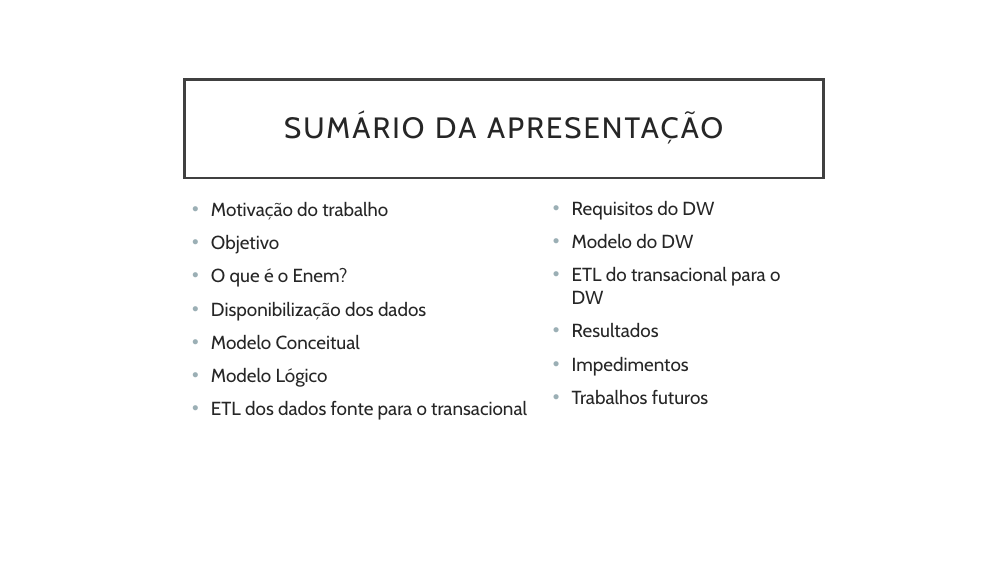
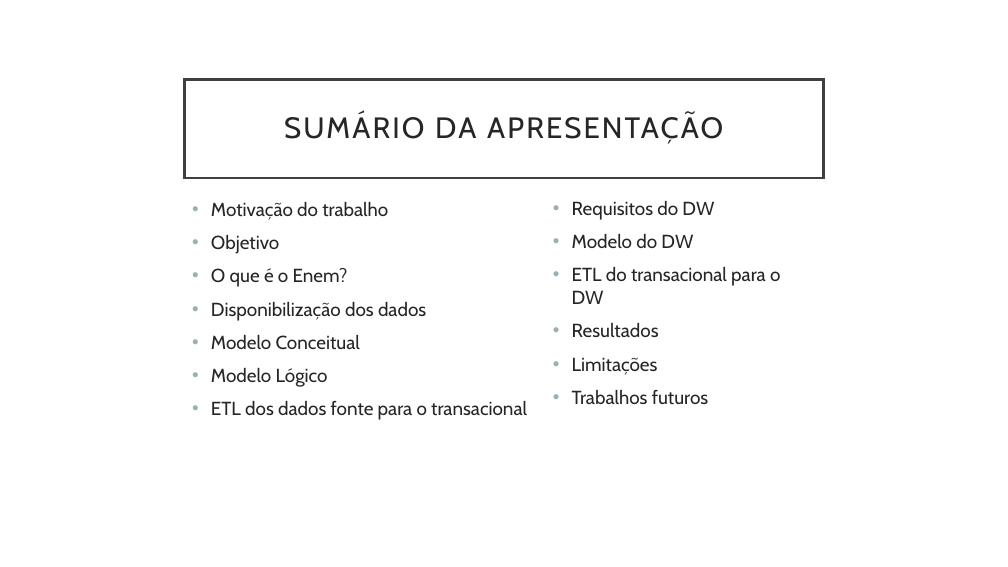
Before and after one commit to martins9/repositoriomonografia, a slide deck: slide 2 of Apresentação_Monografia.pptx. Drawn at 1008x567 pixels with LibreOffice and Linux fonts; fonts in the diff are those of the drawing. Boxes give left, top, right and bottom in pixels: in the first picture for what was removed or moved away, otherwise in the second. Text is boxed around its words. In the diff, an @@ line names an element or a change of style, - is before the commit and + after.

```diff
--- a/Apresentação_Monografia.pptx
+++ b/Apresentação_Monografia.pptx
@@ text at [572, 357, 658, 375]: text changed @@
-• Impedimentos
+• Limitações
```
Also in this commit, not shown: 10 other slides changed, 1 slide added, 5 slides removed, 1 other file.
